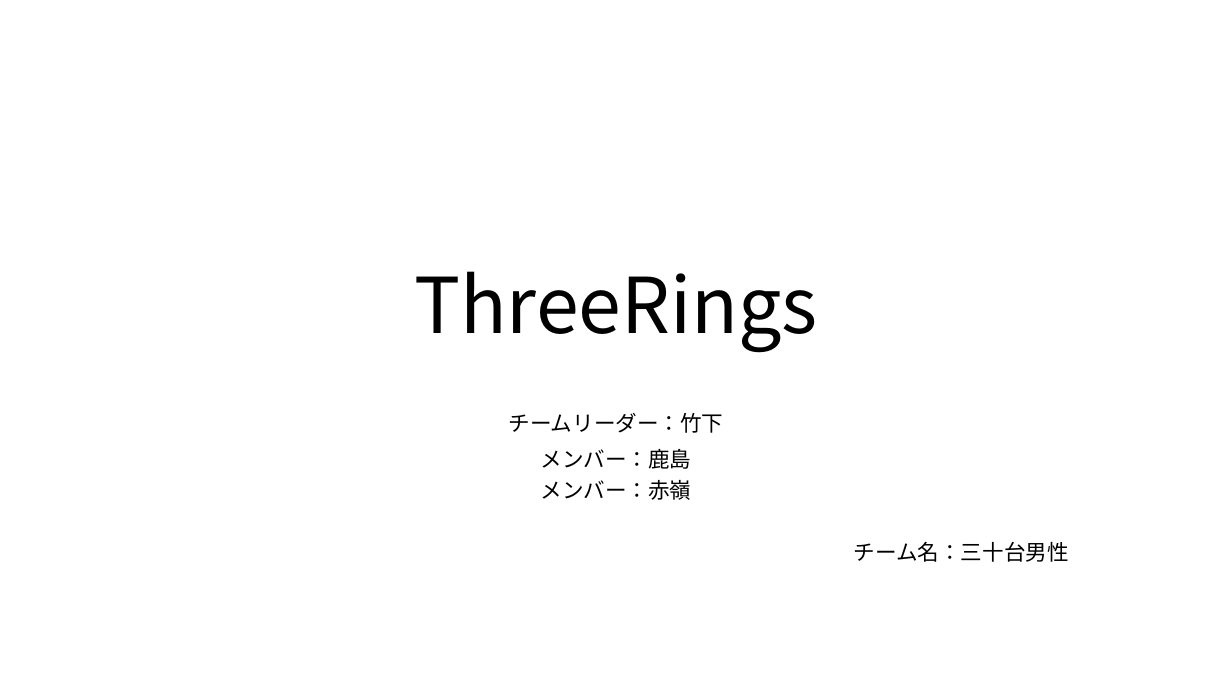
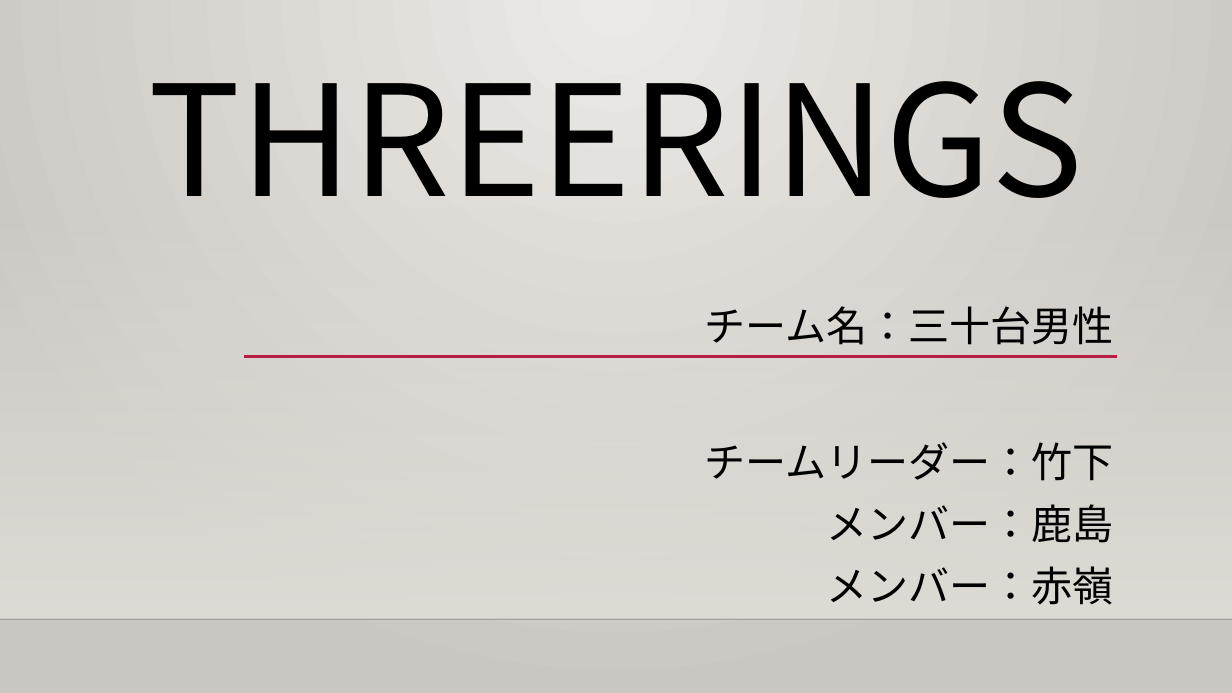
Before and after one commit to ivy239001/threerings, a slide deck: slide 1 of ThreeRings.pptx. Drawn at 1232x693 pixels with LibreOffice and Linux fonts; fonts in the diff are those of the drawing; background and template pictures are left out. Boxes give left, top, right and bottom in pixels: in the first picture for what was removed or moved away, otherwise in the second. Text is boxed around its words. In the diff, an @@ line names an element or a change of style, - is before the commit and + after.

```diff
--- a/ThreeRings.pptx
+++ b/ThreeRings.pptx
@@ background #FFFFFF to gradient #ECEAE7 to #CAC7C1 @@
@@ title at bbox=[148, 81, 1084, 198]: text changed; size 60 to 120 pt @@
-ThreeRings
+THREERINGS
@@ rectangle added at bbox=[0, 204, 1232, 619], fill gradient #DFDBD5 @@
@@ subtitle "チーム名：三十台男性": place and size @@
-subtitle "チーム名：三十台男性" at bbox=[508, 413, 1069, 562]
+subtitle "チーム名：三十台男性" at bbox=[704, 306, 1114, 605]
@@ subtitle at bbox=[704, 306, 1114, 543]: text changed; size 16.8 to 32 pt @@
-チームリーダー：竹下
-メンバー：鹿島
+チーム名：三十台男性
+チームリーダー：竹下
+メンバー：鹿島
@@ line added from (244, 357) to (1117, 357), #B71E42 2.5 pt @@
@@ subtitle at bbox=[826, 566, 1114, 605]: size 16.8 to 32 pt in "メンバー：赤嶺"; alignment centre to right; line spacing 0.7 to 1 @@
@@ subtitle at bbox=[854, 542, 1069, 562]: paragraph removed @@
-チーム名：三十台男性
@@ line added from (0, 619) to (1232, 619), #000001 1 pt @@
```
Also in this commit, not shown: 8 other slides changed, 2 slides added, 5 other files.
